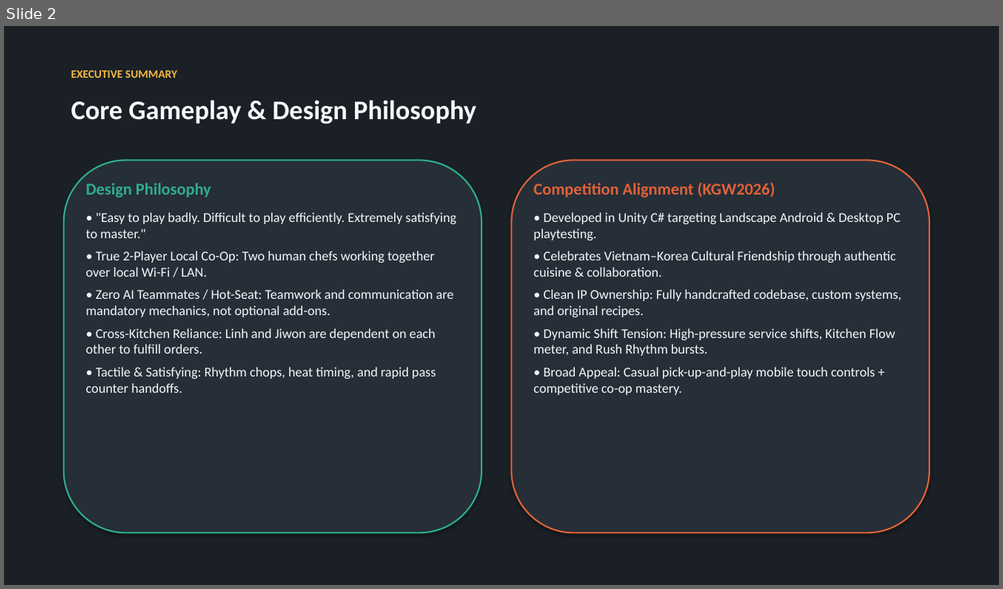
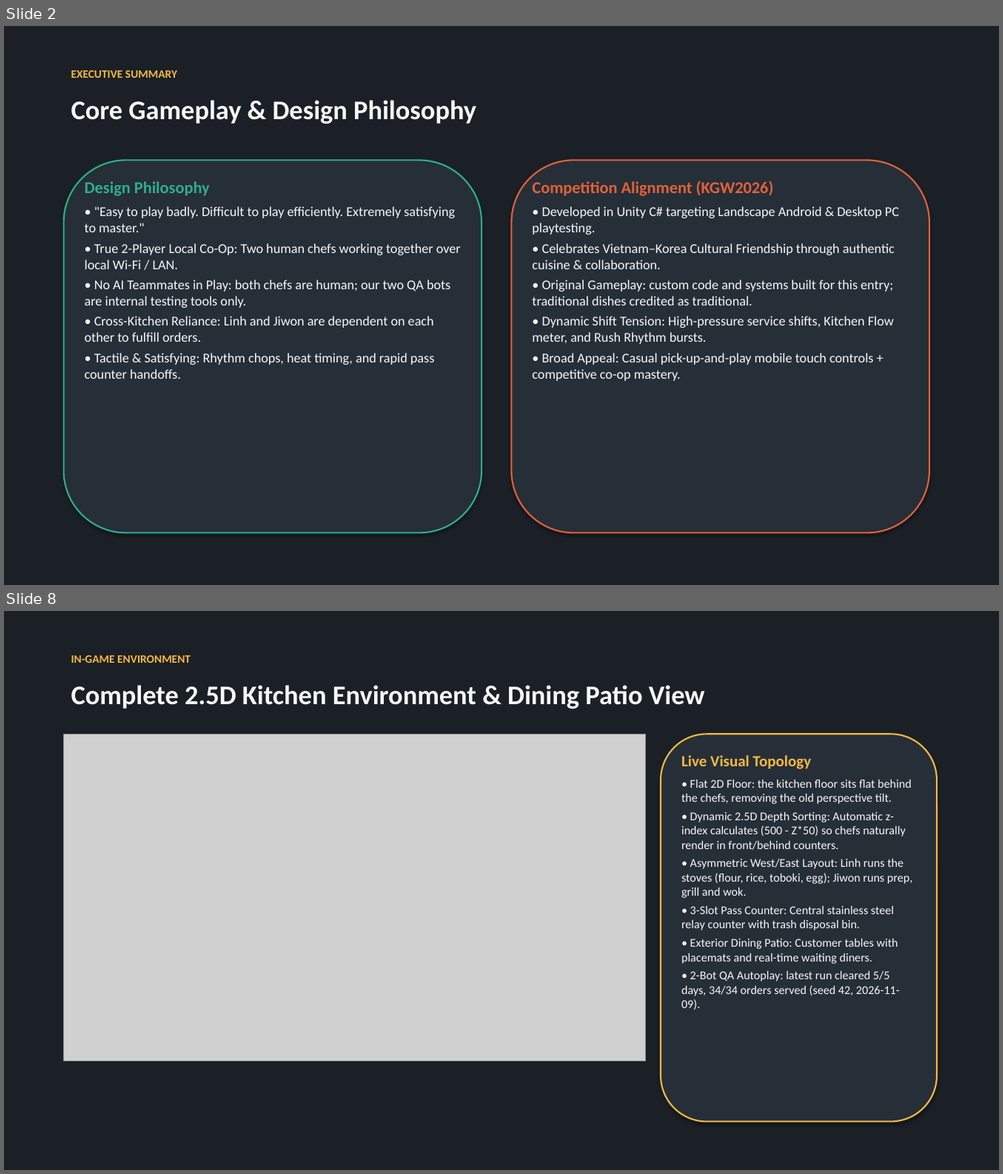
Before and after one commit to madlyham/two-ladles, a slide deck: docs/two_ladles_concept.pptx. Shown one above the other, each under a label of ours: slide 2 before the commit, slides 2 and 8 after it; the slides between them are not shown. The pictures are 1003x589 and 1003x1174 pixels, drawn with LibreOffice and Linux fonts; fonts in the diff are those of the drawing; grey boxes stand for pictures. Boxes give left, top, right and bottom in pixels: in the first picture for what was removed or moved away, otherwise in the second. Text is boxed around its words. In the diff, an @@ line names an element or a change of style, - is before the commit and + after.

```diff
--- a/docs/two_ladles_concept.pptx
+++ b/docs/two_ladles_concept.pptx
@@ slide 8 added at (4,611,999,1170), background #FFFFFF @@
@@ rectangle added at (4,611,999,1170), fill #1A2026 @@
@@ text added at (71,655,190,663), 11 pt, text #F5B942, bold @@
+IN-GAME ENVIRONMENT
@@ text added at (71,685,705,709), 26 pt, text #F5F8FA, bold @@
+Complete 2.5D Kitchen Environment & Dining Patio View
@@ picture added at (64,734,646,1062) @@
@@ rounded rectangle added at (660,734,936,1122), fill #262E38, outline #F5B942 1.5 pt @@
@@ text added at (681,755,912,1010), 11.5 pt, text #F5F8FA @@
+Live Visual Topology
+• Flat 2D Floor: the kitchen floor sits flat behind the chefs, removing the old perspective tilt.
+• Dynamic 2.5D Depth Sorting: Automatic z-index calculates (500 - Z*50) so chefs naturally render in front/behind counters.
+• Asymmetric West/East Layout: Linh runs the stoves (flour, rice, toboki, egg); Jiwon runs prep, grill and wok.
+• 3-Slot Pass Counter: Central stainless steel relay counter with trash disposal bin.
+• Exterior Dining Patio: Customer tables with placemats and real-time waiting diners.
+• 2-Bot QA Autoplay: latest run cleared 5/5 days, 34/34 orders served (seed 42, 2026-11-09).
@@ slide 2 changed as well @@
@@ text at (85,181,461,379): less space between paragraphs @@
@@ text at (532,181,899,381): less space between paragraphs @@
@@ text at (85,280,450,308): text changed @@
-• Zero AI Teammates / Hot-Seat: Teamwork and communication are mandatory mechanics, not optional add-ons.
+• No AI Teammates in Play: both chefs are human; our two QA bots are internal testing tools only.
@@ text at (532,280,893,306): text changed @@
-• Clean IP Ownership: Fully handcrafted codebase, custom systems, and original recipes.
+• Original Gameplay: custom code and systems built for this entry; traditional dishes credited as traditional.
```
Also in this commit, not shown: 10 other slides changed, 3 other slides added, 1 slide removed, 43 other files.
